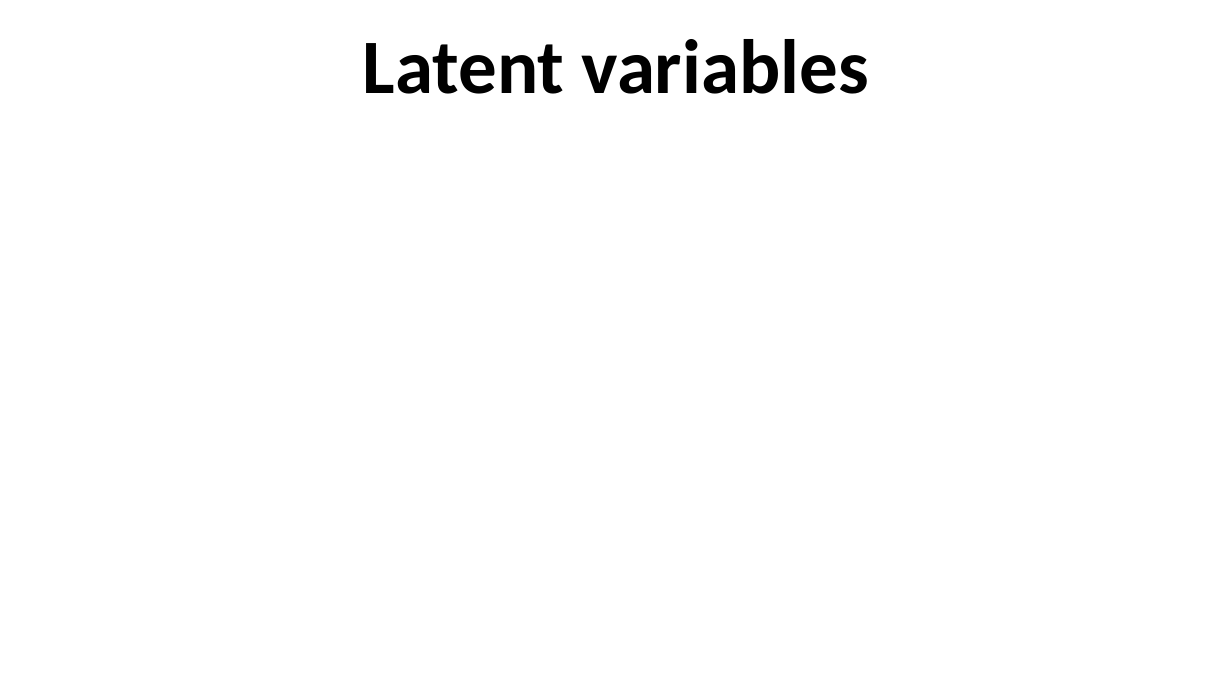
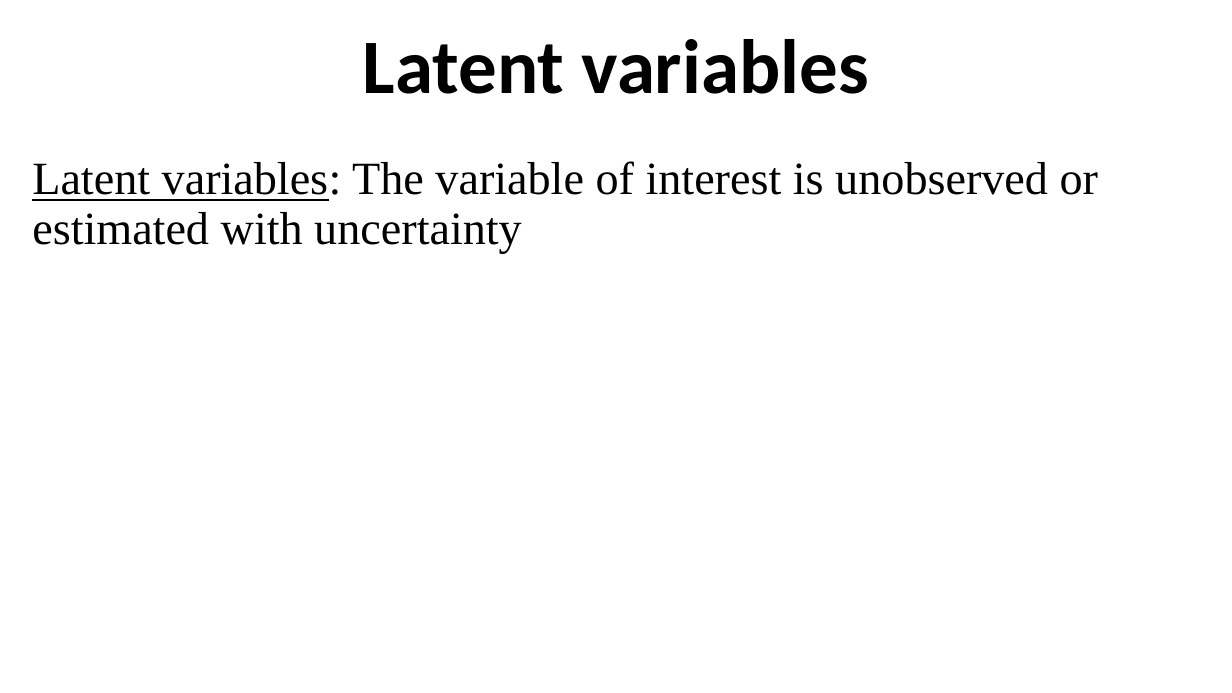
Before and after one commit to ahurford/aarms-summer-school, a slide deck: slide 2 of amy-lectures/State_Space_Models.pptx. Drawn at 1232x693 pixels with LibreOffice and Linux fonts; fonts in the diff are those of the drawing. Boxes give left, top, right and bottom in pixels: in the first picture for what was removed or moved away, otherwise in the second. Text is boxed around its words. In the diff, an @@ line names an element or a change of style, - is before the commit and + after.

Commit message:
EF slides

```diff
--- a/amy-lectures/State_Space_Models.pptx
+++ b/amy-lectures/State_Space_Models.pptx
@@ text added at box(32, 161, 1098, 253), 36 pt, text #000000 @@
+Latent variables: The variable of interest is unobserved or estimated with uncertainty
```
Also in this commit, not shown: 1 slide added, 3 other files.
